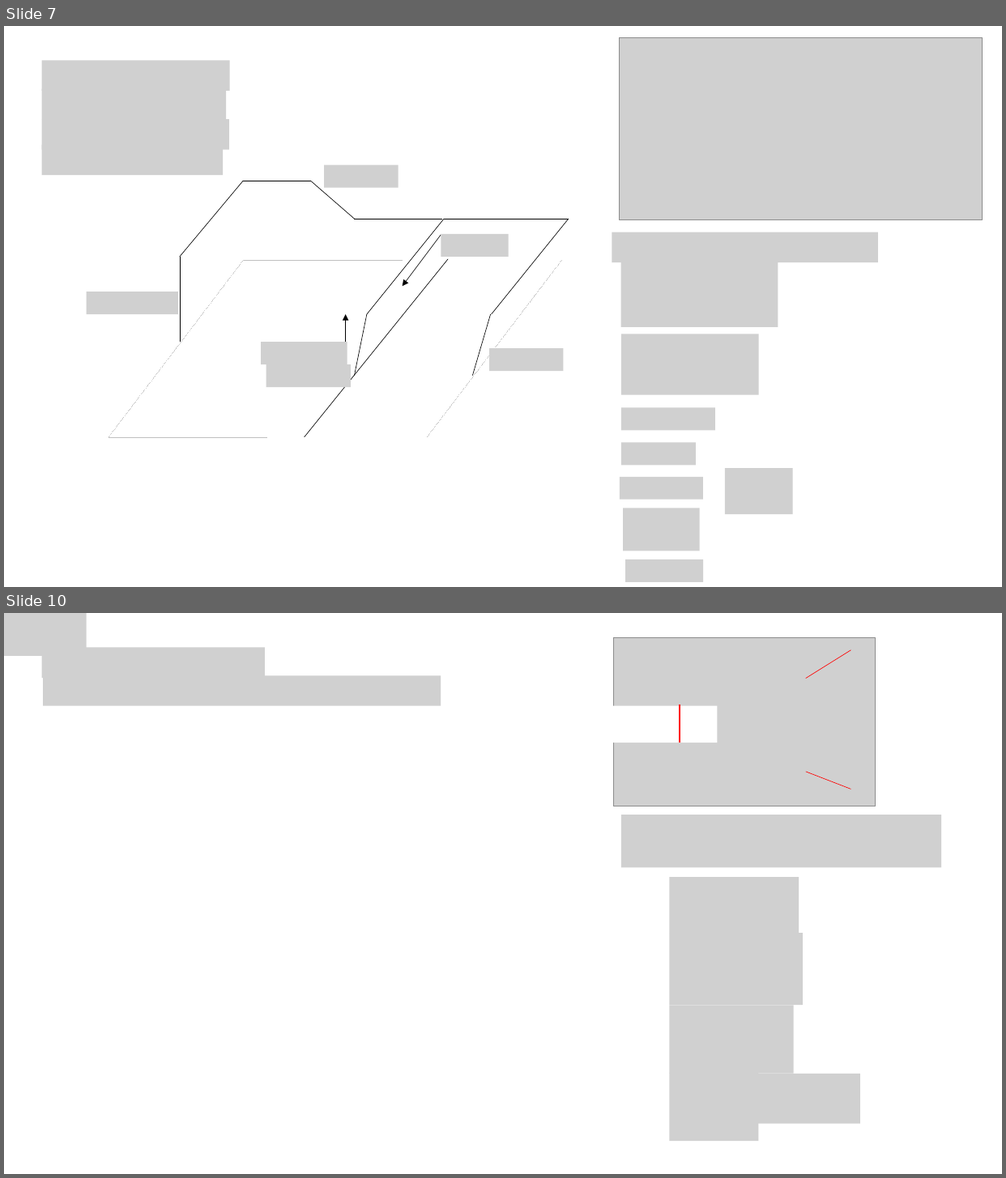
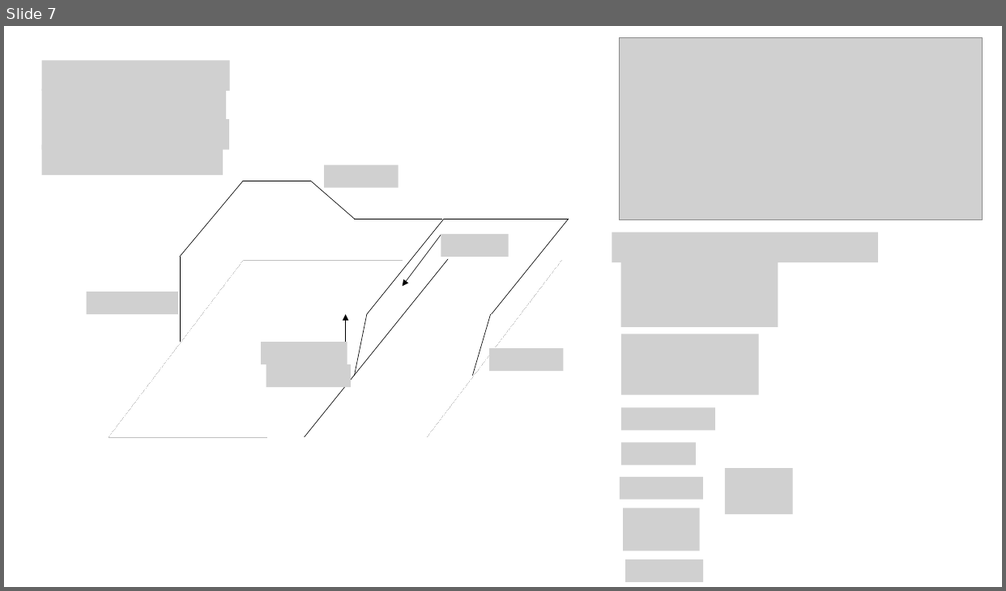
Before and after one commit to 88p/python_test, a slide deck: R4 上 5.pptx. Shown one above the other, each under a label of ours: slides 7 and 10 before the commit, slide 7 after it; the slides between them are not shown. The pictures are 1006x1178 and 1006x591 pixels, drawn with LibreOffice and Linux fonts; fonts in the diff are those of the drawing; grey boxes stand for pictures. Boxes give left, top, right and bottom in pixels: in the first picture for what was removed or moved away, otherwise in the second. Text is boxed around its words. In the diff, an @@ line names an element or a change of style, - is before the commit and + after.

```diff
--- a/R4 上 5.pptx
+++ b/R4 上 5.pptx
@@ slide 10 removed at [4,613,1002,1174], background #FFFFFF @@
@@ picture removed at [4,613,87,656] @@
@@ picture removed at [41,648,265,678] @@
@@ picture removed at [613,637,876,806] @@
@@ line removed from (806, 678) to (851, 650) @@
@@ picture removed at [43,676,441,706] @@
@@ rectangle removed at [613,706,718,743] @@
@@ line removed from (680, 705) to (680, 743) @@
@@ line removed from (806, 772) to (851, 789) @@
@@ picture removed at [621,815,942,868] @@
@@ picture removed at [670,877,799,934] @@
@@ picture removed at [670,934,803,1005] @@
@@ picture removed at [670,1005,794,1073] @@
@@ picture removed at [670,1072,759,1141] @@
@@ picture removed at [757,1074,860,1124] @@
```
Also in this commit, not shown: 2 slides changed, 3 slides added, 1 other slide removed.
